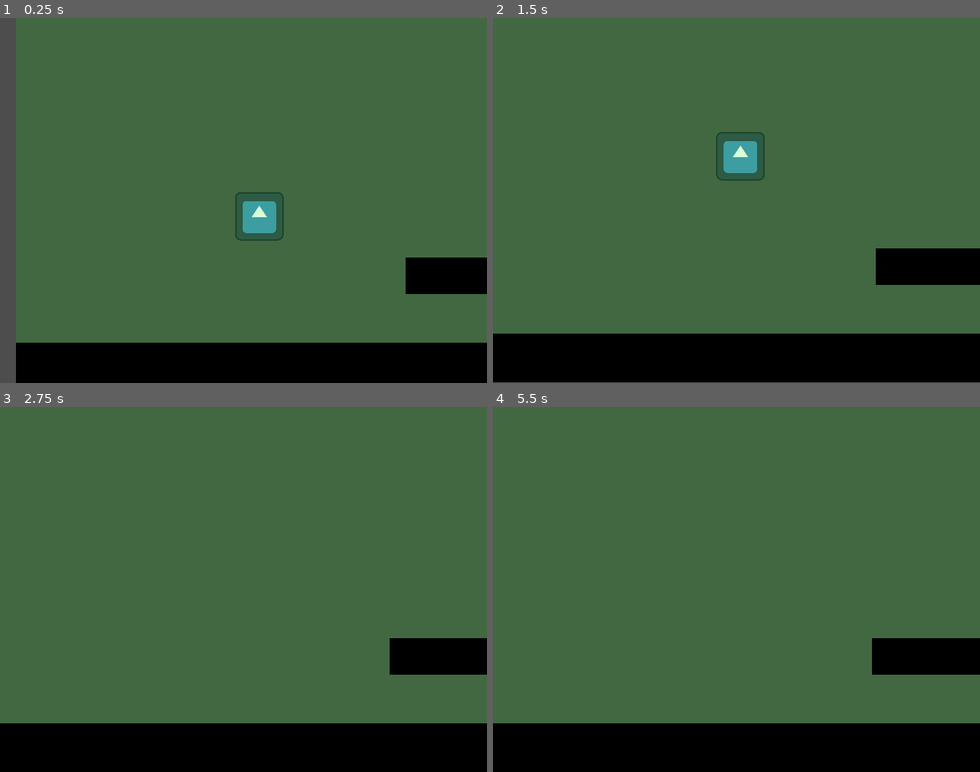
Above: before the commit, frames 1-4 (two rows, left to right).
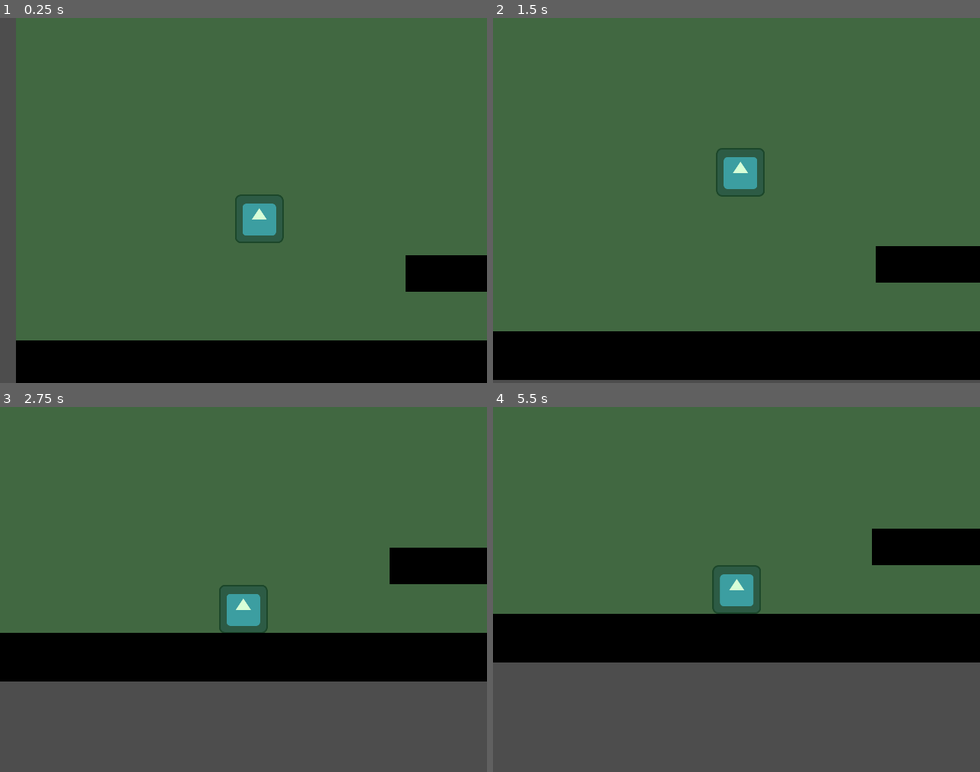
Above: after the commit, the same moments.

Repository: cloverian/a-sea-full
Game: Godot game, scene res://scenes/test.tscn
The game is run twice, just before and just after one commit, with the same random seed, the same clock (stepped at 60 frames per second) and the same inputs. The engine's default icon, where the game draws it, is replaced by a stand-in: a white triangle on a blue panel in a dark square.
Inputs:
- Up to frame 1 (0.25 s): no input
- Up to frame 2 (1.5 s): tap A (A) at 0.6 s; tap Space (Jump) at 0.77, 1.07 s; tap D (D) at 0.8, 1.35 s
- Up to frame 3 (2.75 s): tap Space (Jump) at 1.52, 1.55, 1.82, 2.1 s; tap A (A) at 2.3 s
- Up to frame 4 (5.5 s): tap A (A) at 2.85, 4.35 s; tap Space (Jump) at 3.02, 3.32, 3.77, 3.8, 4.07, 4.52, 4.82 s; tap D (D) at 3.05, 3.6, 5.1 s

The runs differ from the first frame. In frame 1, 1.1% of the frame differs, in the area x 3-100%, y 47-89%; in frame 2, 2.3%; in frame 3, 39%; in frame 4, 45%, in the area x 0-100%, y 33-100%.

Commit message:
Player placeholder sprite added but not implemented.

Diff:
--- a/scripts/player.gd
+++ b/scripts/player.gd
@@ -1,19 +1,22 @@
 extends CharacterBody2D
 
 const SPEED : float = 210.0
-const JUMP_VELOCITY : float = -220.0
-const GRAVITY : Vector2 = Vector2(1.0, 300.0)
-var hasDoubleJumped : bool = false
+const JUMP_VELOCITY : float = -300.0
+const GRAVITY : Vector2 = Vector2(0.0, 500.0)
+var jumps : int = 0
 
 func _physics_process(delta: float) -> void:
-	if is_on_floor(): hasDoubleJumped = false
 	if not is_on_floor():
 		velocity += GRAVITY * delta
+
+	if is_on_floor(): jumps = 0
 	if Input.is_action_just_pressed("Jump"):
-		if is_on_floor():
-			velocity.y = JUMP_VELOCITY
-		else:
-			if not hasDoubleJumped:
+		match jumps:
+			0:
+				jumps = 1
+				velocity.y = JUMP_VELOCITY
+			1:
+				jumps = 2
 				velocity.y = JUMP_VELOCITY * 1.2
 
 	var direction := Input.get_axis("A", "D")
Binary file added: assets/kosmo.png
Not shown, added: assets/kosmo.png.import
